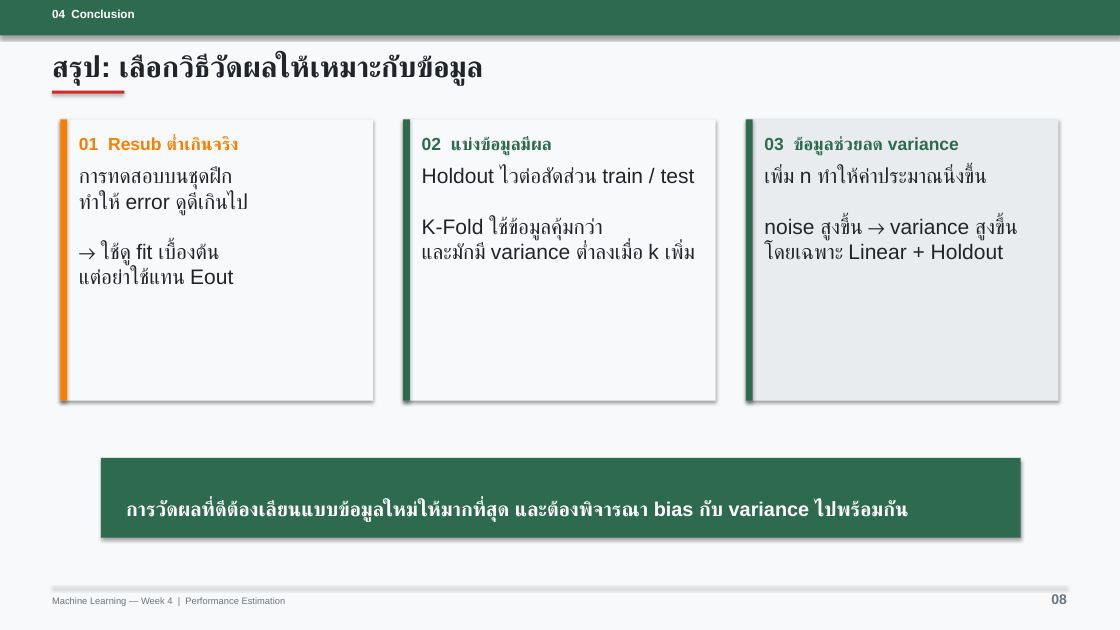
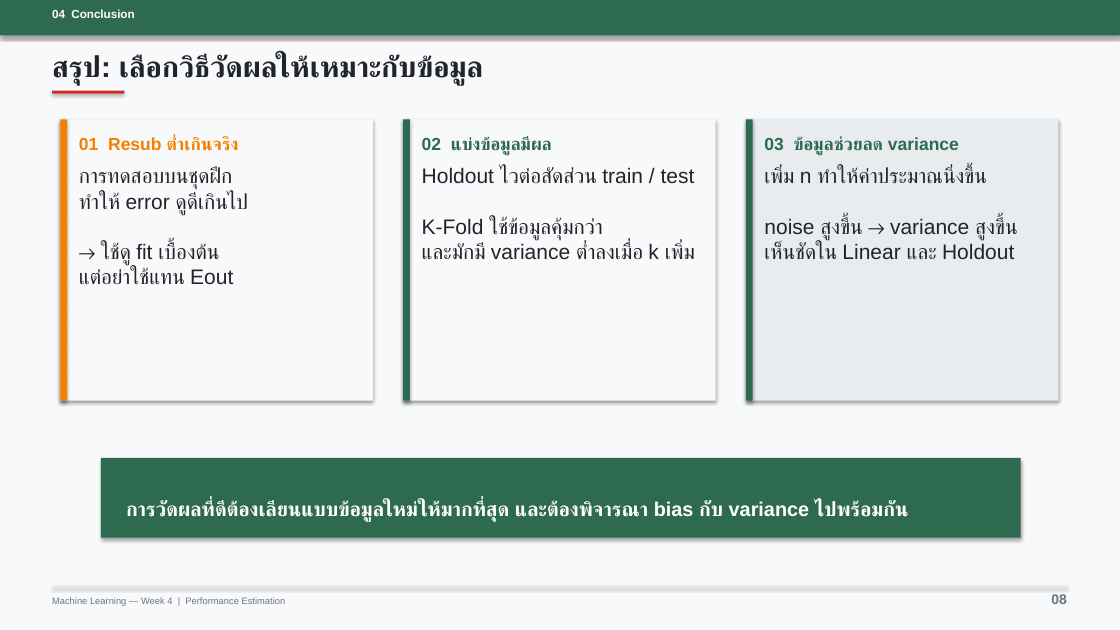
Before and after one commit to HungryBro/Machine_Leaning, a slide deck: slide 8 of Assignment/Week4/Slide/slides_Week4.pptx. Drawn at 1120x630 pixels with LibreOffice and Linux fonts; fonts in the diff are those of the drawing. Boxes give left, top, right and bottom in pixels: in the first picture for what was removed or moved away, otherwise in the second. Text is boxed around its words. In the diff, an @@ line names an element or a change of style, - is before the commit and + after.

```diff
--- a/Assignment/Week4/Slide/slides_Week4.pptx
+++ b/Assignment/Week4/Slide/slides_Week4.pptx
@@ text at (x1=764, y1=167, x2=1017, y2=259): text changed @@
-เพิ่ม n ทำให้ค่าประมาณนิ่งขึ้น
-noise สูงขึ้น → variance สูงขึ้น
-โดยเฉพาะ Linear + Holdout
+เพิ่ม n ทำให้ค่าประมาณนิ่งขึ้น
+noise สูงขึ้น → variance สูงขึ้น
+เห็นชัดใน Linear และ Holdout
```
Also in this commit, not shown: 5 other slides changed, 22 other files.
